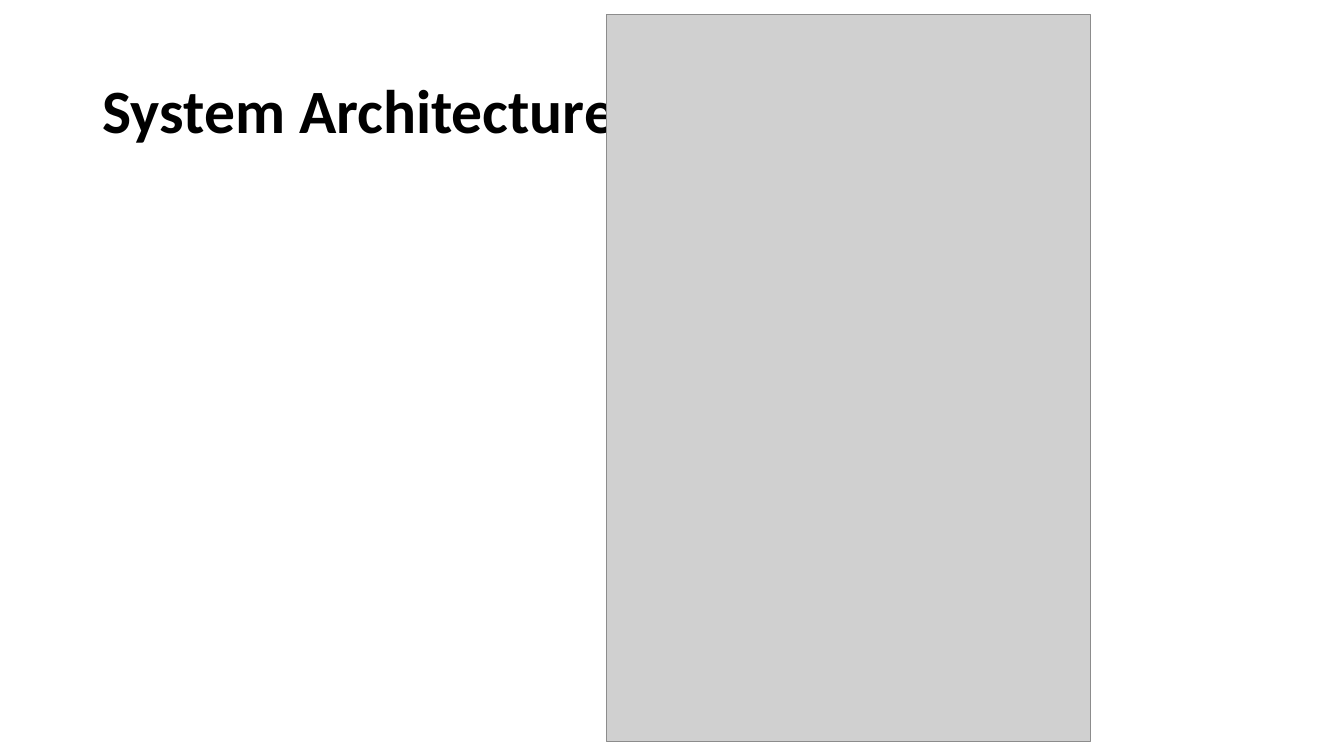
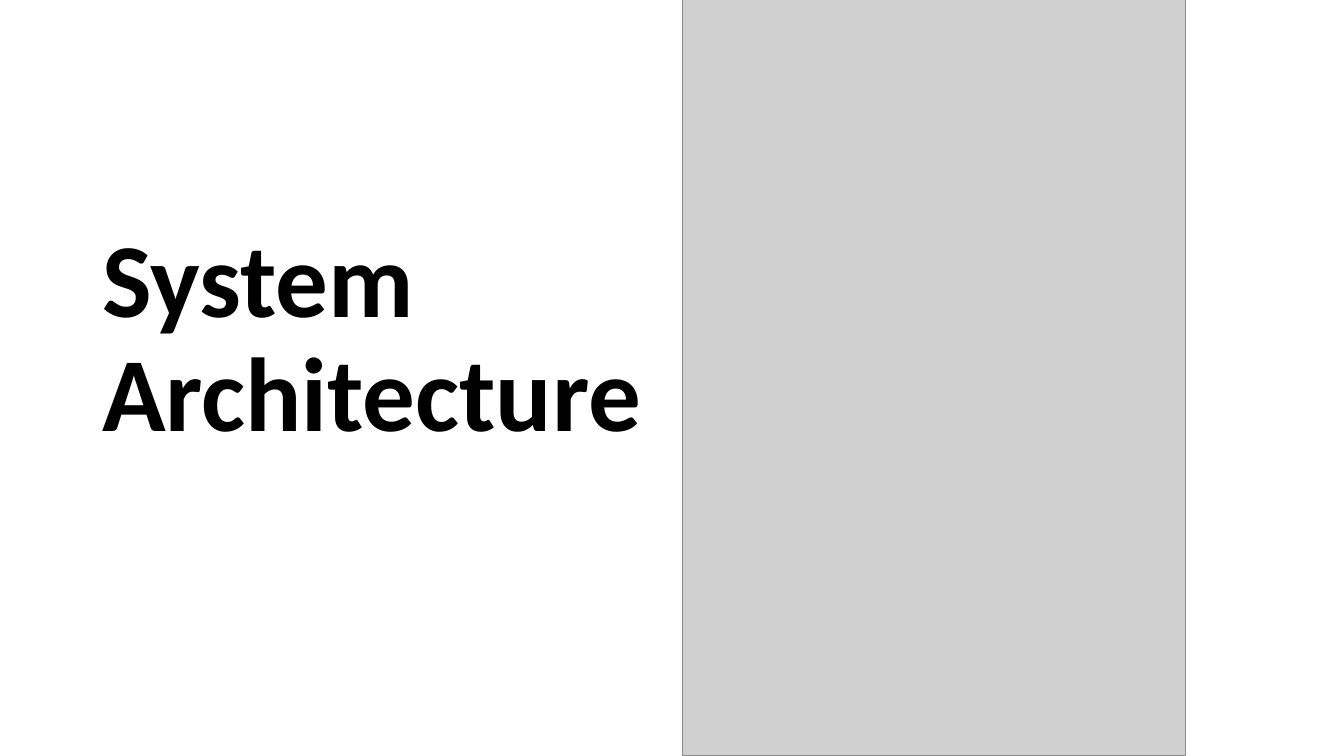
Before and after one commit to dev-prasath/IDP-System-AI, a slide deck: slide 5 of INTELLIGENT DOCUMENT PROCESSING SYSTEM.pptx. Drawn at 1344x756 pixels with LibreOffice and Linux fonts; fonts in the diff are those of the drawing; grey boxes stand for pictures. Boxes give left, top, right and bottom in pixels: in the first picture for what was removed or moved away, otherwise in the second. Text is boxed around its words. In the diff, an @@ line names an element or a change of style, - is before the commit and + after.

```diff
--- a/INTELLIGENT DOCUMENT PROCESSING SYSTEM.pptx
+++ b/INTELLIGENT DOCUMENT PROCESSING SYSTEM.pptx
@@ picture: place and size @@
-picture at bbox=[606, 15, 1091, 742]
+picture at bbox=[683, 0, 1187, 756]
@@ title "System Architecture": place and size @@
-title "System Architecture" at bbox=[102, 82, 615, 148]
+title "System Architecture" at bbox=[102, 248, 641, 432]
@@ title "System Architecture" at bbox=[102, 248, 641, 432]: size 44 to 75 pt @@
```
Also in this commit, not shown: 3 other slides changed, 4 slides added, 3 slides removed, 7 other files.
